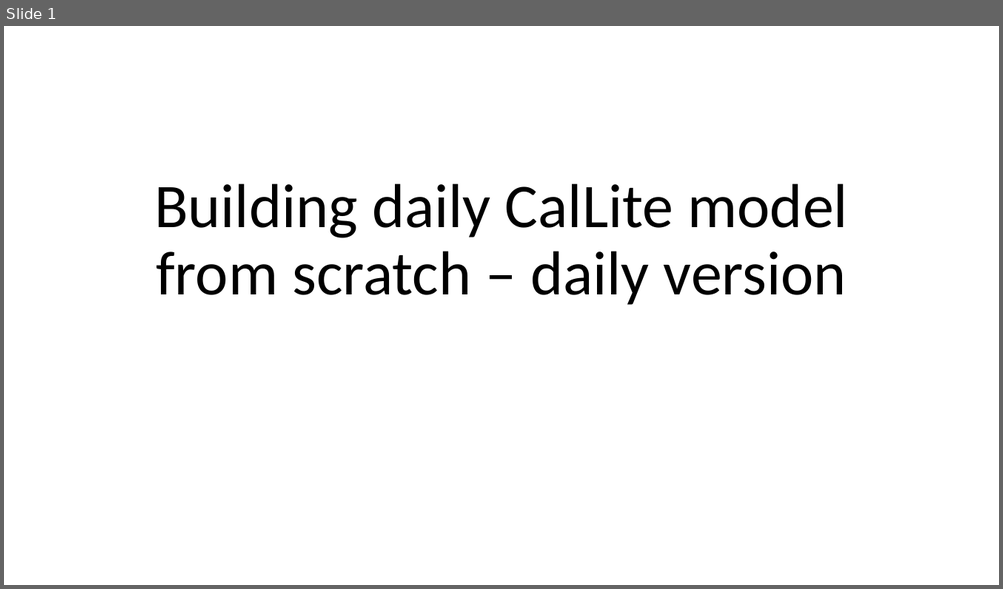
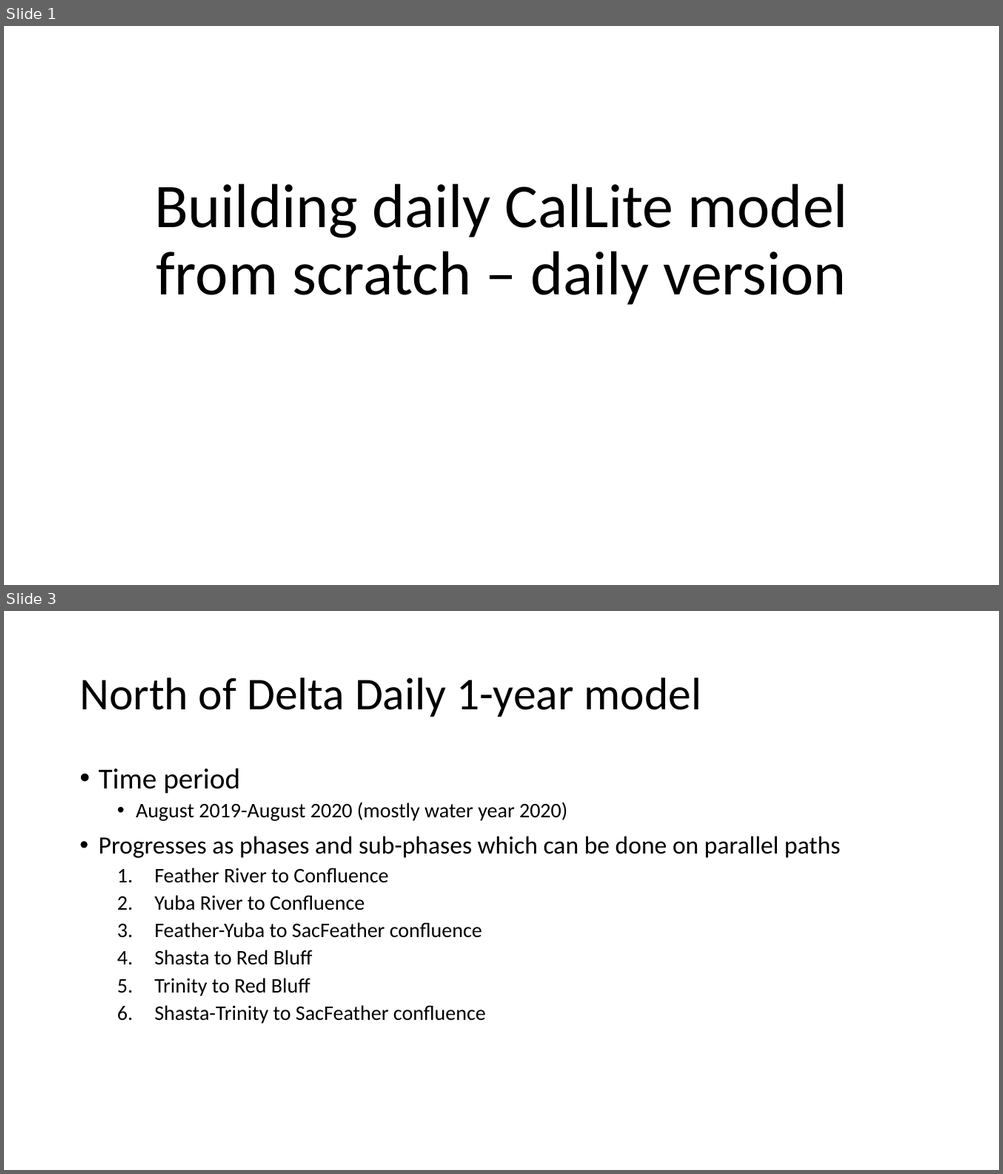
Before and after one commit to nsosorio/DailyCalLiteModel, a slide deck: Building daily CalLite model from scratch – daily.pptx. Shown one above the other, each under a label of ours: slide 1 before the commit, slides 1 and 3 after it; the slides between them are not shown. The pictures are 1003x589 and 1003x1174 pixels, drawn with LibreOffice and Linux fonts; fonts in the diff are those of the drawing. Boxes give left, top, right and bottom in pixels: in the first picture for what was removed or moved away, otherwise in the second. Text is boxed around its words. In the diff, an @@ line names an element or a change of style, - is before the commit and + after.

Commit message:
Reconfigure folders, add Shasta data, and update Powerpoint

```diff
--- a/Building daily CalLite model from scratch – daily.pptx
+++ b/Building daily CalLite model from scratch – daily.pptx
@@ slide 3 added at [4, 611, 999, 1170], background #FFFFFF @@
@@ title added at [79, 678, 702, 717], 44 pt, text #000000 @@
+North of Delta Daily 1-year model
@@ text added at [99, 768, 839, 1024], 20 pt, text #000000 @@
+• Time period
+  • August 2019-August 2020 (mostly water year 2020)
+• Progresses as phases and sub-phases which can be done on parallel paths
+  1. Feather River to Confluence
+  2. Yuba River to Confluence
+  3. Feather-Yuba to SacFeather confluence
+  4. Shasta to Red Bluff
+  5. Trinity to Red Bluff
+  6. Shasta-Trinity to SacFeather confluence
```
Also in this commit, not shown: 2 slides changed, 6 other slides added, 45 other files.
